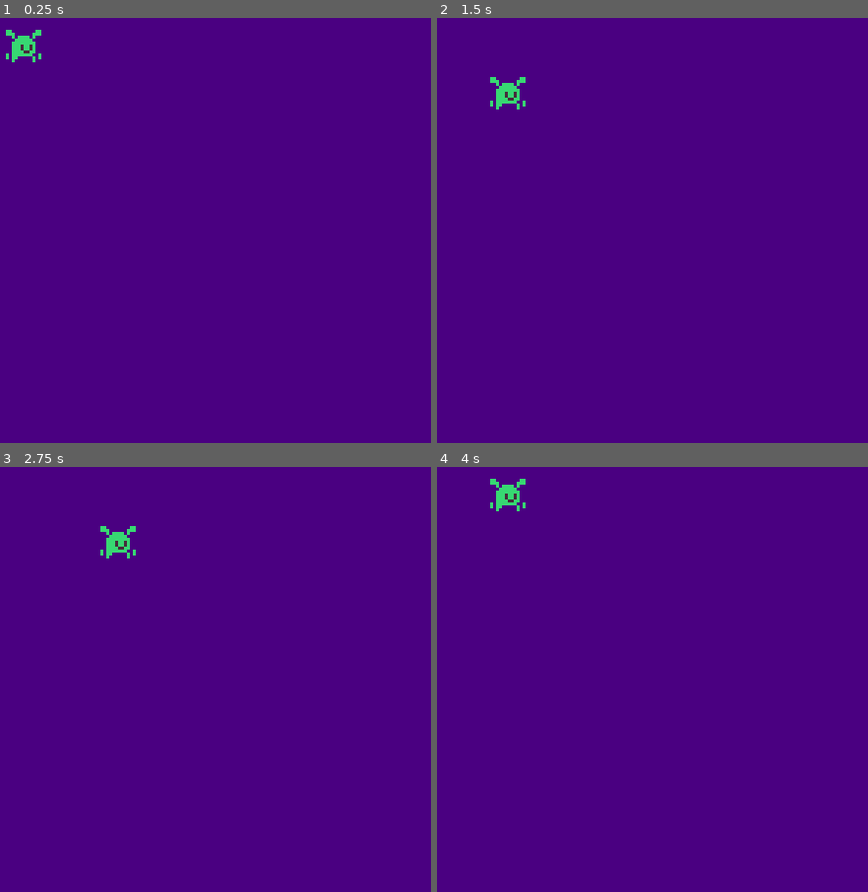
Above: before the commit, frames 1-4 (two rows, left to right).
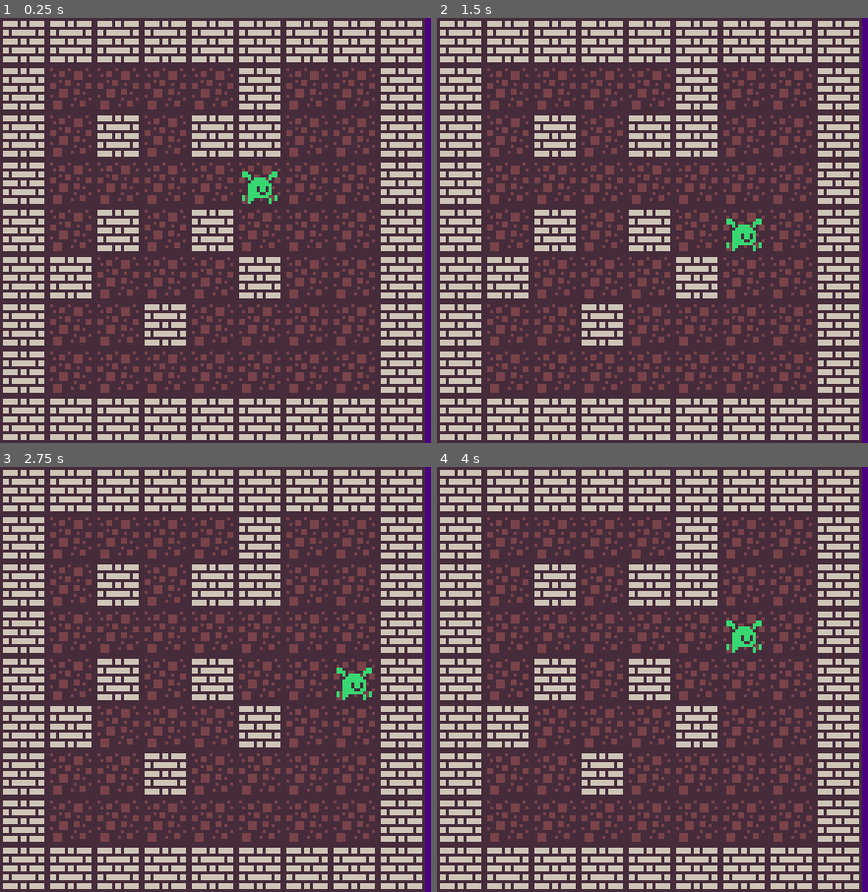
Above: after the commit, the same moments.

Repository: IcefoxCross/broughlike-godot
Game: Godot game, scene res://src/Game.tscn
Two runs of this game, one before a commit and one after it. Both use one fixed random seed, a clock stepped at 60 frames per second and the inputs below. The project has no main scene, so this scene is started directly.
Inputs:
- Up to frame 1 (0.25 s): no input
- Up to frame 2 (1.5 s): tap Enter at 0.5 s; hold Right (ui_right) 0.53-1.28 s; tap Space at 1.25 s; hold Down (ui_down) from 1.28 s (still down)
- Up to frame 3 (2.75 s): tap Enter at 2 s; release Down (ui_down) at 2.03 s; hold Right (ui_right) from 2.03 s (still down)
- Up to frame 4 (4 s): tap Space at 2.75 s; release Right (ui_right) at 2.78 s; hold Up (ui_up) 2.78-3.53 s; tap Enter at 3.5 s; hold Left (ui_left) from 3.53 s (still down)

The runs differ from the first frame. In frame 1, 99% of the frame differs, in the area x 0-99%, y 0-100%; in frame 2, 99%; in frame 3, 99%; in frame 4, 99%.

Commit message:
stage 2 done

Diff:
--- a/project.godot
+++ b/project.godot
@@ -8,15 +8,36 @@
 
 config_version=4
 
-_global_script_classes=[  ]
+_global_script_classes=[ {
+"base": "Tile",
+"class": "Floor",
+"language": "GDScript",
+"path": "res://src/tiles/Floor.gd"
+}, {
+"base": "Node",
+"class": "Tile",
+"language": "GDScript",
+"path": "res://src/tiles/Tile.gd"
+}, {
+"base": "Tile",
+"class": "Wall",
+"language": "GDScript",
+"path": "res://src/tiles/Wall.gd"
+} ]
 _global_script_class_icons={
-
+"Floor": "",
+"Tile": "",
+"Wall": ""
 }
 
 [application]
 
 config/name="broughlike"
 config/icon="res://icon.png"
+
+[autoload]
+
+GameEngine="*res://src/GameEngine.gd"
 
 [display]
 
--- a/src/Game.gd
+++ b/src/Game.gd
@@ -1,17 +1,26 @@
 extends Node2D
 
-var tileSize = 16
-var numTiles = 9
-var uiWidth = 4
+onready var map: = $Map
 
 var pos = Vector2.ZERO
 
 
 func _ready():
+	GameEngine.gameMap = map
 	$ColorRect.modulate = Color.indigo
-	$Sprite.position = pos
+	map.generateLevel()
+	map.drawMap()
+	var startingTile = map.randomPassableTile()
+	pos = Vector2(startingTile.tile_position.x, startingTile.tile_position.y)
+	$Sprite.position = pos * GameEngine.tileSize
+
+
 
 func _process(delta):
+
+	if Input.is_action_just_pressed("ui_cancel"):
+		get_tree().reload_current_scene()
+
 	var vel = Vector2.ZERO
 	if Input.is_action_just_pressed("ui_left"):
 		vel.x = -1
@@ -23,4 +32,4 @@
 		vel.y = 1
 
 	if vel.length() > 0:
-		$Sprite.position += vel * tileSize
+		$Sprite.position += vel * GameEngine.tileSize
--- a/src/Game.tscn
+++ b/src/Game.tscn
@@ -1,7 +1,180 @@
-[gd_scene load_steps=3 format=2]
+[gd_scene load_steps=5 format=2]
 
 [ext_resource path="res://src/Game.gd" type="Script" id=1]
 [ext_resource path="res://assets/spritesheet.png" type="Texture" id=2]
+[ext_resource path="res://src/Map.gd" type="Script" id=3]
+
+[sub_resource type="TileSet" id=1]
+0/name = "spritesheet.png 0"
+0/texture = ExtResource( 2 )
+0/tex_offset = Vector2( 0, 0 )
+0/modulate = Color( 1, 1, 1, 1 )
+0/region = Rect2( 0, 0, 16, 16 )
+0/tile_mode = 0
+0/occluder_offset = Vector2( 0, 0 )
+0/navigation_offset = Vector2( 0, 0 )
+0/shapes = [  ]
+0/z_index = 0
+1/name = "spritesheet.png 1"
+1/texture = ExtResource( 2 )
+1/tex_offset = Vector2( 0, 0 )
+1/modulate = Color( 1, 1, 1, 1 )
+1/region = Rect2( 16, 0, 16, 16 )
+1/tile_mode = 0
+1/occluder_offset = Vector2( 0, 0 )
+1/navigation_offset = Vector2( 0, 0 )
+1/shapes = [  ]
+1/z_index = 0
+2/name = "spritesheet.png 2"
+2/texture = ExtResource( 2 )
+2/tex_offset = Vector2( 0, 0 )
+2/modulate = Color( 1, 1, 1, 1 )
+2/region = Rect2( 32, 0, 16, 16 )
+2/tile_mode = 0
+2/occluder_offset = Vector2( 0, 0 )
+2/navigation_offset = Vector2( 0, 0 )
+2/shapes = [  ]
+2/z_index = 0
+3/name = "spritesheet.png 3"
+3/texture = ExtResource( 2 )
+3/tex_offset = Vector2( 0, 0 )
+3/modulate = Color( 1, 1, 1, 1 )
+3/region = Rect2( 48, 0, 16, 16 )
+3/tile_mode = 0
+3/occluder_offset = Vector2( 0, 0 )
+3/navigation_offset = Vector2( 0, 0 )
+3/shapes = [  ]
+3/z_index = 0
+4/name = "spritesheet.png 4"
+4/texture = ExtResource( 2 )
+4/tex_offset = Vector2( 0, 0 )
+4/modulate = Color( 1, 1, 1, 1 )
+4/region = Rect2( 64, 0, 16, 16 )
+4/tile_mode = 0
+4/occluder_offset = Vector2( 0, 0 )
+4/navigation_offset = Vector2( 0, 0 )
+4/shapes = [  ]
+4/z_index = 0
+5/name = "spritesheet.png 5"
+5/texture = ExtResource( 2 )
+5/tex_offset = Vector2( 0, 0 )
+5/modulate = Color( 1, 1, 1, 1 )
+5/region = Rect2( 80, 0, 16, 16 )
+5/tile_mode = 0
+5/occluder_offset = Vector2( 0, 0 )
+5/navigation_offset = Vector2( 0, 0 )
+5/shapes = [  ]
+5/z_index = 0
+6/name = "spritesheet.png 6"
+6/texture = ExtResource( 2 )
+6/tex_offset = Vector2( 0, 0 )
+6/modulate = Color( 1, 1, 1, 1 )
+6/region = Rect2( 96, 0, 16, 16 )
+6/tile_mode = 0
+6/occluder_offset = Vector2( 0, 0 )
+6/navigation_offset = Vector2( 0, 0 )
+6/shapes = [  ]
+6/z_index = 0
+7/name = "spritesheet.png 7"
+7/texture = ExtResource( 2 )
+7/tex_offset = Vector2( 0, 0 )
+7/modulate = Color( 1, 1, 1, 1 )
+7/region = Rect2( 112, 0, 16, 16 )
+7/tile_mode = 0
+7/occluder_offset = Vector2( 0, 0 )
+7/navigation_offset = Vector2( 0, 0 )
+7/shapes = [  ]
+7/z_index = 0
+8/name = "spritesheet.png 8"
+8/texture = ExtResource( 2 )
+8/tex_offset = Vector2( 0, 0 )
+8/modulate = Color( 1, 1, 1, 1 )
+8/region = Rect2( 128, 0, 16, 16 )
+8/tile_mode = 0
+8/occluder_offset = Vector2( 0, 0 )
+8/navigation_offset = Vector2( 0, 0 )
+8/shapes = [  ]
+8/z_index = 0
+9/name = "spritesheet.png 9"
+9/texture = ExtResource( 2 )
+9/tex_offset = Vector2( 0, 0 )
+9/modulate = Color( 1, 1, 1, 1 )
+9/region = Rect2( 144, 0, 16, 16 )
+9/tile_mode = 0
+9/occluder_offset = Vector2( 0, 0 )
+9/navigation_offset = Vector2( 0, 0 )
+9/shapes = [  ]
+9/z_index = 0
+10/name = "spritesheet.png 10"
+10/texture = ExtResource( 2 )
+10/tex_offset = Vector2( 0, 0 )
+10/modulate = Color( 1, 1, 1, 1 )
+10/region = Rect2( 160, 0, 16, 16 )
+10/tile_mode = 0
+10/occluder_offset = Vector2( 0, 0 )
+10/navigation_offset = Vector2( 0, 0 )
+10/shapes = [  ]
+10/z_index = 0
+11/name = "spritesheet.png 11"
+11/texture = ExtResource( 2 )
+11/tex_offset = Vector2( 0, 0 )
+11/modulate = Color( 1, 1, 1, 1 )
+11/region = Rect2( 176, 0, 16, 16 )
+11/tile_mode = 0
+11/occluder_offset = Vector2( 0, 0 )
+11/navigation_offset = Vector2( 0, 0 )
+11/shapes = [  ]
+11/z_index = 0
+12/name = "spritesheet.png 12"
+12/texture = ExtResource( 2 )
+12/tex_offset = Vector2( 0, 0 )
+12/modulate = Color( 1, 1, 1, 1 )
+12/region = Rect2( 192, 0, 16, 16 )
+12/tile_mode = 0
+12/occluder_offset = Vector2( 0, 0 )
+12/navigation_offset = Vector2( 0, 0 )
+12/shapes = [  ]
+12/z_index = 0
+13/name = "spritesheet.png 13"
+13/texture = ExtResource( 2 )
+13/tex_offset = Vector2( 0, 0 )
+13/modulate = Color( 1, 1, 1, 1 )
+13/region = Rect2( 208, 0, 16, 16 )
+13/tile_mode = 0
+13/occluder_offset = Vector2( 0, 0 )
+13/navigation_offset = Vector2( 0, 0 )
+13/shapes = [  ]
+13/z_index = 0
+14/name = "spritesheet.png 14"
+14/texture = ExtResource( 2 )
+14/tex_offset = Vector2( 0, 0 )
+14/modulate = Color( 1, 1, 1, 1 )
+14/region = Rect2( 224, 0, 16, 16 )
+14/tile_mode = 0
+14/occluder_offset = Vector2( 0, 0 )
+14/navigation_offset = Vector2( 0, 0 )
+14/shapes = [  ]
+14/z_index = 0
+15/name = "spritesheet.png 15"
+15/texture = ExtResource( 2 )
+15/tex_offset = Vector2( 0, 0 )
+15/modulate = Color( 1, 1, 1, 1 )
+15/region = Rect2( 240, 0, 16, 16 )
+15/tile_mode = 0
+15/occluder_offset = Vector2( 0, 0 )
+15/navigation_offset = Vector2( 0, 0 )
+15/shapes = [  ]
+15/z_index = 0
+16/name = "spritesheet.png 16"
+16/texture = ExtResource( 2 )
+16/tex_offset = Vector2( 0, 0 )
+16/modulate = Color( 1, 1, 1, 1 )
+16/region = Rect2( 256, 0, 16, 16 )
+16/tile_mode = 0
+16/occluder_offset = Vector2( 0, 0 )
+16/navigation_offset = Vector2( 0, 0 )
+16/shapes = [  ]
+16/z_index = 0
 
 [node name="Game" type="Node2D"]
 script = ExtResource( 1 )
@@ -13,6 +186,14 @@
 "_edit_use_anchors_": false
 }
 
+[node name="Map" type="Node2D" parent="."]
+script = ExtResource( 3 )
+
+[node name="TileMap" type="TileMap" parent="Map"]
+tile_set = SubResource( 1 )
+cell_size = Vector2( 16, 16 )
+format = 1
+
 [node name="Sprite" type="Sprite" parent="."]
 texture = ExtResource( 2 )
 centered = false
--- /dev/null
+++ b/src/GameEngine.gd
@@ -0,0 +1,7 @@
+extends Node
+
+var tileSize = 16
+var numTiles = 9
+var uiWidth = 4
+
+var gameMap = null
--- /dev/null
+++ b/src/Map.gd
@@ -0,0 +1,60 @@
+extends Node2D
+
+#const TILE = preload("res://src/Tile.gd")
+
+onready var tilemap: = $TileMap
+
+var tiles = []
+
+func _ready():
+	randomize()
+
+func drawMap():
+	for i in range(GameEngine.numTiles):
+		for j in range(GameEngine.numTiles):
+			getTile(i,j).drawTile(tilemap)
+
+func generateLevel():
+	# Try to
+	var timeout = 1000
+	while timeout > 0:
+		timeout -= 1
+		if generateTiles() == randomPassableTile().getConnectedTiles().size():
+			break;
+
+func generateTiles():
+	var passableTiles = 0
+	tiles = []
+	for i in range(GameEngine.numTiles):
+		tiles.append([])
+		for j in range(GameEngine.numTiles):
+			var tile
+			if randf() < 0.3 or not inBounds(i,j):
+				tile = Wall.new(i,j)
+			else:
+				tile = Floor.new(i,j)
+				passableTiles += 1
+			tiles[i].append(tile)
+	return passableTiles
+
+func inBounds(x,y):
+	return x>0 and y>0 and x<GameEngine.numTiles-1 and y<GameEngine.numTiles-1
+
+func getTile(x,y):
+	if inBounds(x,y):
+		return tiles[x][y]
+	else:
+		return Wall.new(x,y)
+
+func randomPassableTile():
+	var tile = null
+	# Try to
+	var timeout = 1000
+	while timeout > 0:
+		timeout -= 1
+		var x = floor(rand_range(1, GameEngine.numTiles-1))
+		var y = floor(rand_range(1, GameEngine.numTiles-1))
+		tile = getTile(x,y)
+		if tile.passable and not tile.monster:
+			return tile
+	return null
--- /dev/null
+++ b/src/Util.gd
@@ -0,0 +1 @@
+extends Node
--- /dev/null
+++ b/src/tiles/Floor.gd
@@ -0,0 +1,6 @@
+extends Tile
+
+class_name Floor
+
+func _init(x, y).(x, y, 2, true):
+	pass
--- /dev/null
+++ b/src/tiles/Tile.gd
@@ -0,0 +1,48 @@
+extends Node
+
+class_name Tile
+
+var tile_position: = Vector2.ZERO
+var sprite: = 0
+var passable: = true
+var monster: = false
+
+func _init(x, y, _sprite, _passable):
+	tile_position = Vector2(x, y)
+	sprite = _sprite
+	passable = _passable
+
+func drawTile(tilemap : TileMap):
+	tilemap.set_cellv(tile_position, sprite)
+
+func getNeighbor(dx, dy):
+	return GameEngine.gameMap.getTile(tile_position.x + dx, tile_position.y + dy)
+
+func getAdjacentNeighbors():
+	var arr = []
+	arr.append(getNeighbor(0,-1))
+	arr.append(getNeighbor(0,1))
+	arr.append(getNeighbor(-1,0))
+	arr.append(getNeighbor(1,0))
+	arr.shuffle()
+	return arr
+
+func getAdjacentPassableNeighbors():
+	var arr = getAdjacentNeighbors()
+	var out = []
+	for t in arr:
+		if t.passable: out.append(t)
+	return out
+
+func getConnectedTiles():
+	var connectedTiles = [self]
+	var frontier = [self]
+	while frontier.size() > 0:
+		var tile = frontier.pop_back()
+		var neighbors = []
+		var temp  = tile.getAdjacentPassableNeighbors()
+		for t in temp:
+			if not connectedTiles.has(t): neighbors.append(t)
+		connectedTiles += neighbors
+		frontier += neighbors
+	return connectedTiles
--- /dev/null
+++ b/src/tiles/Wall.gd
@@ -0,0 +1,6 @@
+extends Tile
+
+class_name Wall
+
+func _init(x, y).(x, y, 3, false):
+	pass
